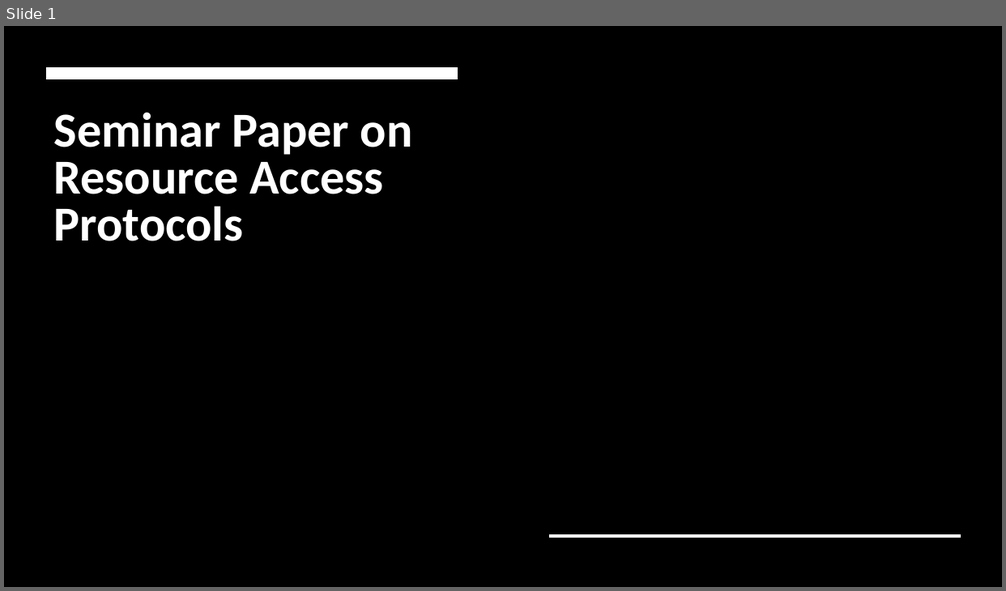
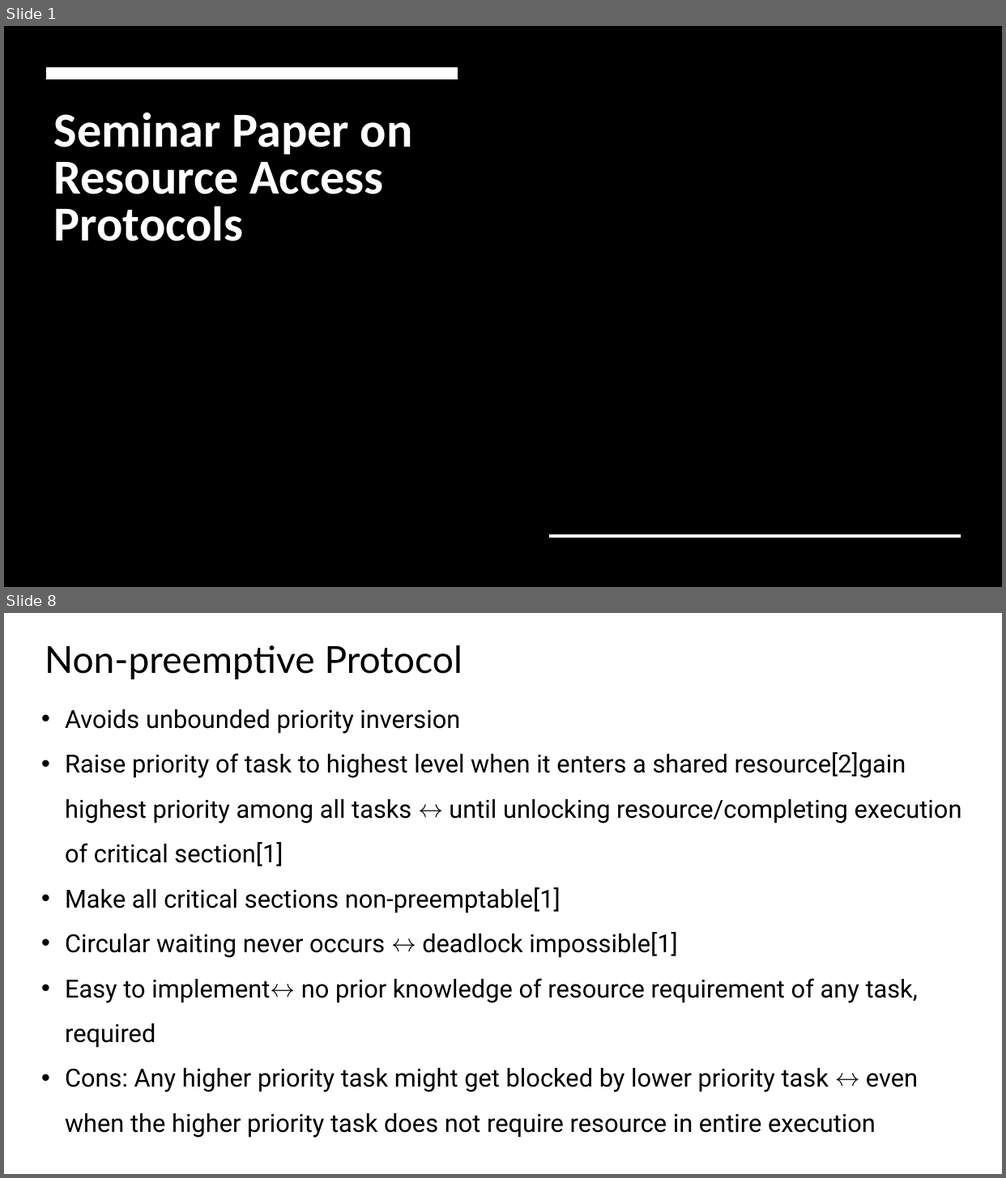
Before and after one commit to raihan4hshl/RTS_seminar, a slide deck: Seminar Paper on Resource Access Protocols.odp. Shown one above the other, each under a label of ours: slide 1 before the commit, slides 1 and 8 after it; the slides between them are not shown. The pictures are 1006x591 and 1006x1178 pixels, drawn with LibreOffice and Linux fonts; fonts in the diff are those of the drawing; background and template pictures are left out. Boxes give left, top, right and bottom in pixels: in the first picture for what was removed or moved away, otherwise in the second. Text is boxed around its words. In the diff, an @@ line names an element or a change of style, - is before the commit and + after.

```diff
--- a/Seminar Paper on Resource Access Protocols.odp
+++ b/Seminar Paper on Resource Access Protocols.odp
@@ slide 8 added at bbox=[4, 613, 1002, 1174], background #FFFFFF @@
@@ text added at bbox=[44, 645, 462, 679], 36 pt, text #000000 @@
+Non-preemptive Protocol
@@ text added at bbox=[65, 709, 962, 1138], 24 pt, text #000000 @@
+• Avoids unbounded priority inversion
+• Raise priority of task to highest level when it enters a shared resource[2]gain highest priority among all tasks ↔ until unlocking resource/completing execution of critical section[1]
+• Make all critical sections non-preemptable[1]
+• Circular waiting never occurs ↔ deadlock impossible[1]
+• Easy to implement↔ no prior knowledge of resource requirement of any task, required
+• Cons: Any higher priority task might get blocked by lower priority task ↔ even when the higher priority task does not require resource in entire execution
```
Also in this commit, not shown: 5 slides changed, 12 other slides added.
